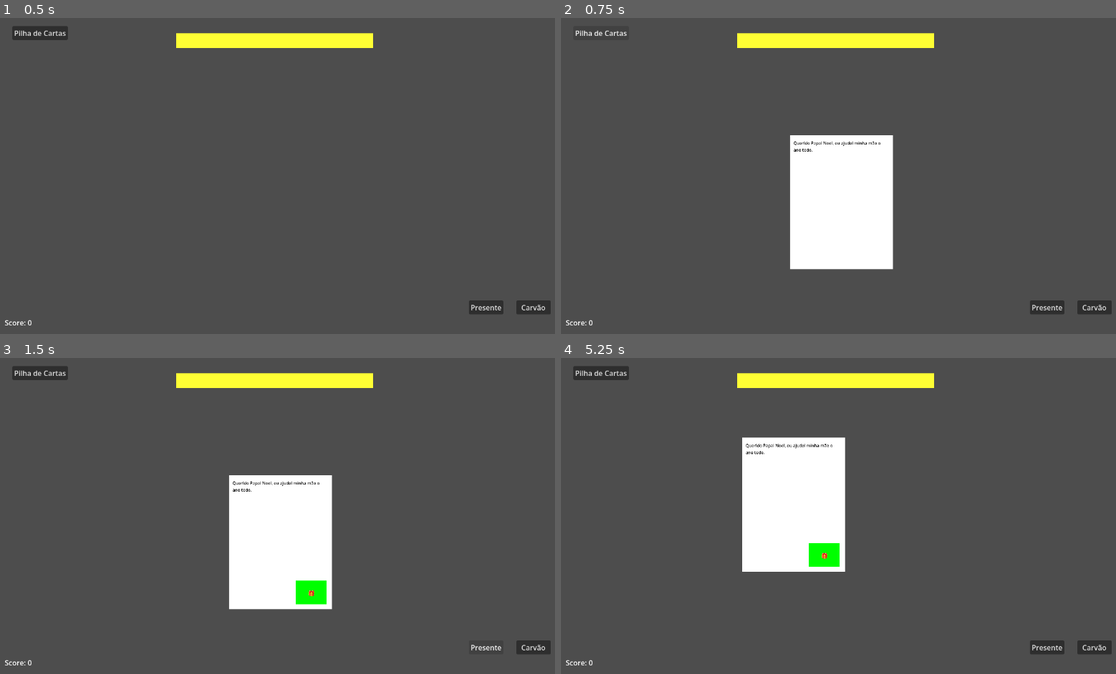
Above: before the commit, frames 1-4 (two rows, left to right).
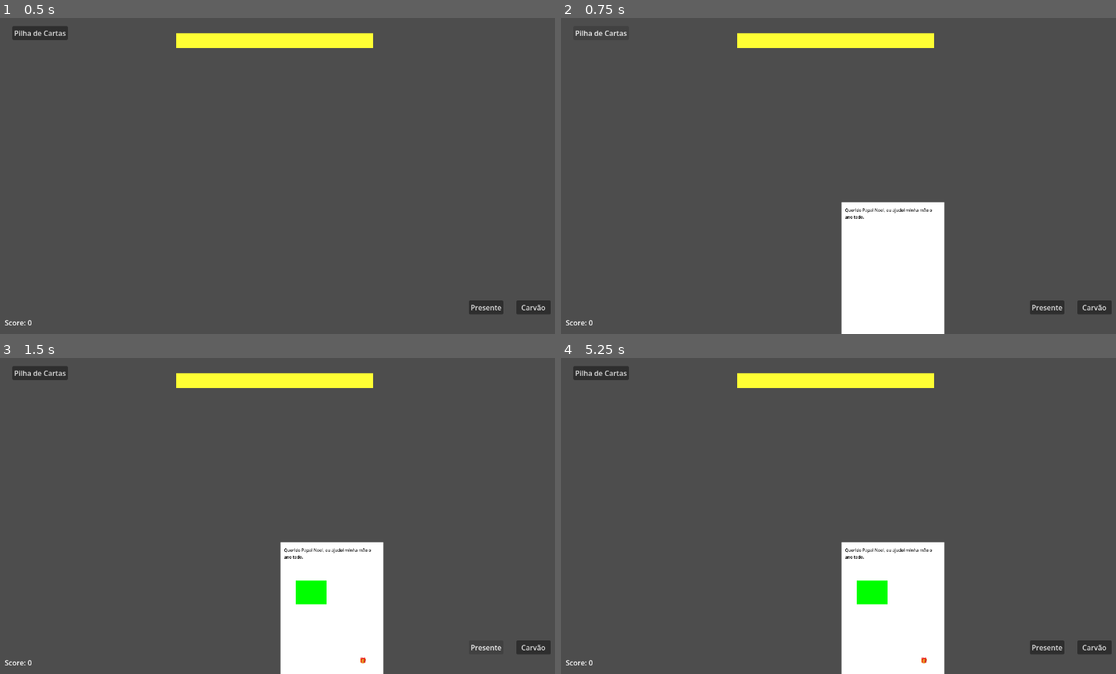
Above: after the commit, the same moments.

Repository: Pipocas-Tristes/carimbo-game
Game: Godot game, scene res://prefabs/desk.tscn
The game is run twice, just before and just after one commit, with the same random seed, the same clock (stepped at 60 frames per second) and the same inputs. This scene is started directly instead of the project's main scene.
Inputs (mouse positions are in pixels of both pictures, inside the frame that each line leads up to):
- Up to frame 1 (0.5 s): no input
- Up to frame 2 (0.75 s): click "Pilha de Cartas" at 0.5 s
- Up to frame 3 (1.5 s): click "Presente" at 1.25 s
- Up to frame 4 (5.25 s): click "Carvão" at 2 s; tap Enter at 2.75, 4.25 s; move the mouse to (971, 497) at 2.77 s; hold D (para_direita) 2.78-3.5 s; tap E (interagir) at 2.85, 4.35 s; click (971, 497) at 2.92 s; tap Space at 3.5, 5 s; drag from (727, 528) to (832, 380) at 3.52 s; move the mouse to (899, 443) at 4.27 s; hold D (para_direita) 4.28-5 s; drag from (816, 576) to (672, 465) at 5.02 s

Frame 1 is identical in both runs. In frame 2, 12% of the frame differs, in the area x 41-70%, y 37-100%; in frame 3, 12%; in frame 4, 16%, in the area x 32-70%, y 25-100%.

Commit message:
implementando tela inicial

Diff:
--- a/carimbo-game/prefabs/letter.tscn
+++ b/carimbo-game/prefabs/letter.tscn
@@ -1,32 +1,30 @@
-[gd_scene load_steps=3 format=3 uid="uid://dspk63plxgfqx"]
+[gd_scene format=3 uid="uid://dspk63plxgfqx"]
 
 [ext_resource type="Script" uid="uid://cmy6nsk60fo0j" path="res://scripts/letter.gd" id="1_m1y87"]
 
 [sub_resource type="RectangleShape2D" id="RectangleShape2D_fyey2"]
-size = Vector2(232, 300.5)
+size = Vector2(230, 300)
 
-[node name="Letter" type="Node2D"]
+[node name="Letter" type="Node2D" unique_id=2024549867]
 script = ExtResource("1_m1y87")
 
-[node name="Background" type="ColorRect" parent="."]
-offset_left = -115.0
-offset_top = -150.0
-offset_right = 115.0
-offset_bottom = 150.0
+[node name="Background" type="ColorRect" parent="." unique_id=1852581028]
+offset_right = 230.0
+offset_bottom = 300.0
 pivot_offset = Vector2(115, 150)
 
-[node name="Text" type="Label" parent="."]
+[node name="Text" type="Label" parent="." unique_id=906045400]
 modulate = Color(0, 0, 0, 1)
 texture_filter = 1
-offset_left = -106.99999
-offset_top = -139.0
-offset_right = 261.96558
-offset_bottom = -116.0
+offset_left = 8.000023
+offset_top = 11.000015
+offset_right = 376.9656
+offset_bottom = 34.000015
 scale = Vector2(0.58, 0.58)
 text = "teste de texto"
 autowrap_mode = 2
 
-[node name="StampMarkColor" type="ColorRect" parent="."]
+[node name="StampMarkColor" type="ColorRect" parent="." unique_id=888859509]
 visible = false
 modulate = Color(0.4560669, 0.7547455, 0.58278364, 1)
 offset_left = 34.0
@@ -34,18 +32,18 @@
 offset_right = 103.0
 offset_bottom = 139.0
 
-[node name="StampMarkLabel" type="Label" parent="."]
+[node name="StampMarkLabel" type="Label" parent="." unique_id=439169230]
 texture_filter = 1
-offset_left = 56.0
-offset_top = 97.0
-offset_right = 83.0
-offset_bottom = 128.0
+offset_left = 171.0
+offset_top = 247.0
+offset_right = 198.0
+offset_bottom = 278.0
 horizontal_alignment = 1
 vertical_alignment = 1
 
-[node name="AreaDetector" type="Area2D" parent="."]
-position = Vector2(-113, -131)
+[node name="AreaDetector" type="Area2D" parent="." unique_id=467236139]
+position = Vector2(2, 19)
 
-[node name="CollisionShape2D" type="CollisionShape2D" parent="AreaDetector"]
-position = Vector2(114, 129.75)
+[node name="CollisionShape2D" type="CollisionShape2D" parent="AreaDetector" unique_id=1485773564]
+position = Vector2(113, 131)
 shape = SubResource("RectangleShape2D_fyey2")
--- a/carimbo-game/project.godot
+++ b/carimbo-game/project.godot
@@ -16,7 +16,7 @@
 
 config/name="Carimbo Game"
 run/main_scene="uid://dfup2bdf5sdnw"
-config/features=PackedStringArray("4.5", "Forward Plus")
+config/features=PackedStringArray("4.6", "Forward Plus")
 config/icon="res://icon.svg"
 
 [audio]
--- a/carimbo-game/scripts/tela_inicial.gd
+++ b/carimbo-game/scripts/tela_inicial.gd
@@ -1,9 +1,8 @@
 extends Control
 
-signal novo_jogo_opened
-
 const TELA_CREDITOS: PackedScene = preload("uid://bok2i3ulpkeq8")
-const TELA_CONFIG = preload("uid://ds226ph62jpir")
+const TELA_CONFIG: PackedScene = preload("uid://ds226ph62jpir")
+const DESK: PackedScene = preload("uid://54vcmnecmgu8")
 
 func _ready() -> void:
 	_define_resolucao()
@@ -14,7 +13,7 @@
 	get_tree().root.mode = Window.MODE_EXCLUSIVE_FULLSCREEN
 
 func _on_novo_jogo_btn_button_up() -> void:
-	novo_jogo_opened.emit()
+	get_tree().change_scene_to_packed(DESK)
 
 func _on_configurar_btn_button_up() -> void:
 	var tela_config: Control = TELA_CONFIG.instantiate()
--- a/carimbo-game/telas/tela_inicial.tscn
+++ b/carimbo-game/telas/tela_inicial.tscn
@@ -1,8 +1,8 @@
-[gd_scene load_steps=2 format=3 uid="uid://dfup2bdf5sdnw"]
+[gd_scene format=3 uid="uid://dfup2bdf5sdnw"]
 
 [ext_resource type="Script" uid="uid://7db7k17i621u" path="res://scripts/tela_inicial.gd" id="1_xs8lk"]
 
-[node name="tela_inicial" type="Control"]
+[node name="tela_inicial" type="Control" unique_id=1136923979]
 layout_mode = 3
 anchors_preset = 15
 anchor_right = 1.0
@@ -11,7 +11,7 @@
 grow_vertical = 2
 script = ExtResource("1_xs8lk")
 
-[node name="fundo" type="ColorRect" parent="."]
+[node name="fundo" type="ColorRect" parent="." unique_id=1398445670]
 layout_mode = 1
 anchors_preset = 15
 anchor_right = 1.0
@@ -20,7 +20,7 @@
 grow_vertical = 2
 color = Color(0.19215687, 0.25882354, 0.29803923, 1)
 
-[node name="margin" type="MarginContainer" parent="."]
+[node name="margin" type="MarginContainer" parent="." unique_id=124735404]
 layout_mode = 1
 anchors_preset = 15
 anchor_right = 1.0
@@ -32,29 +32,29 @@
 theme_override_constants/margin_right = 32
 theme_override_constants/margin_bottom = 32
 
-[node name="HBoxContainer" type="HBoxContainer" parent="margin"]
+[node name="HBoxContainer" type="HBoxContainer" parent="margin" unique_id=888638415]
 layout_mode = 2
 size_flags_horizontal = 4
 size_flags_vertical = 4
 
-[node name="VBoxContainer" type="VBoxContainer" parent="margin/HBoxContainer"]
+[node name="VBoxContainer" type="VBoxContainer" parent="margin/HBoxContainer" unique_id=171905427]
 layout_mode = 2
 size_flags_vertical = 4
 
-[node name="novo_jogo_btn" type="Button" parent="margin/HBoxContainer/VBoxContainer"]
+[node name="novo_jogo_btn" type="Button" parent="margin/HBoxContainer/VBoxContainer" unique_id=1066986068]
 layout_mode = 2
 text = "Novo jogo
 "
 
-[node name="configurar_btn" type="Button" parent="margin/HBoxContainer/VBoxContainer"]
+[node name="configurar_btn" type="Button" parent="margin/HBoxContainer/VBoxContainer" unique_id=151254374]
 layout_mode = 2
 text = "Configurações"
 
-[node name="creditos_btn" type="Button" parent="margin/HBoxContainer/VBoxContainer"]
+[node name="creditos_btn" type="Button" parent="margin/HBoxContainer/VBoxContainer" unique_id=86156091]
 layout_mode = 2
 text = "Créditos"
 
-[node name="sair_btn" type="Button" parent="margin/HBoxContainer/VBoxContainer"]
+[node name="sair_btn" type="Button" parent="margin/HBoxContainer/VBoxContainer" unique_id=1907102265]
 layout_mode = 2
 text = "Sair"
 
